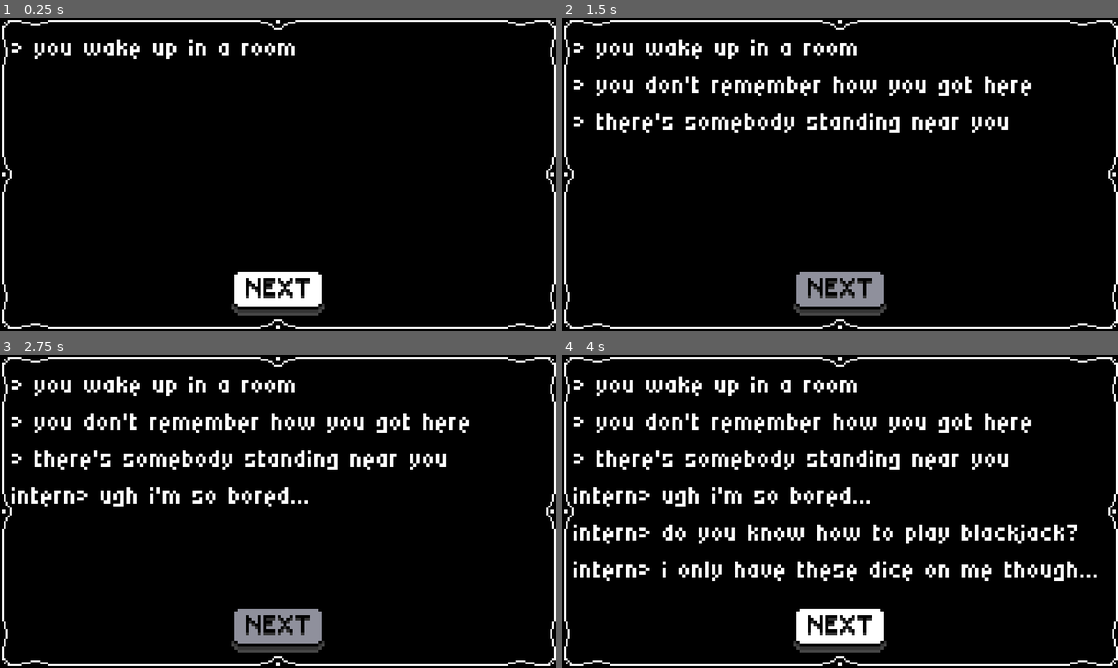
Above: before the commit, frames 1-4 (two rows, left to right).
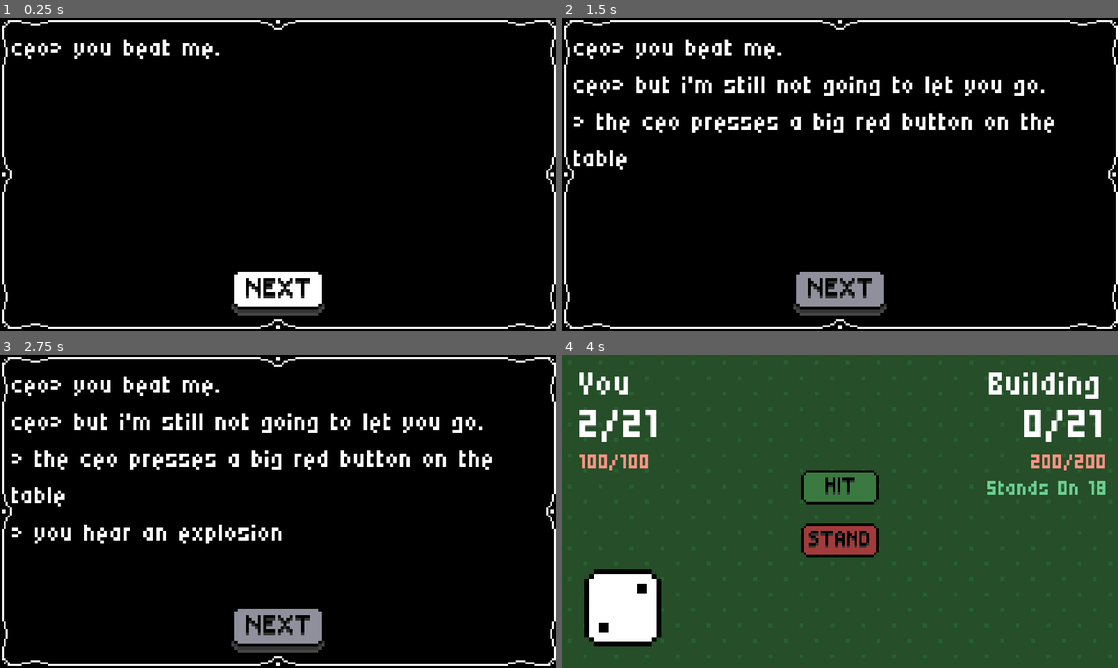
Above: after the commit, the same moments.

Repository: rkvmar/gambling
Game: Godot game, scene res://dialog.tscn
Same seed, same stepped clock (60 frames per second), same inputs: the game is played once before the commit and once after it.
Inputs (mouse positions are in pixels of both pictures, inside the frame that each line leads up to):
- Up to frame 1 (0.25 s): no input
- Up to frame 2 (1.5 s): click (840, 293) at 0.5 s; click (840, 293) at 1.25 s
- Up to frame 3 (2.75 s): click (278, 630) at 2 s
- Up to frame 4 (4 s): tap Enter (stand) at 2.75, 3.05 s; move the mouse to (962, 495) at 2.77 s; hold Space (roll) 2.78-3.5 s; click (962, 495) at 2.92 s; click (840, 486) at 3.52 s

The runs differ from the first frame. In frame 1, 1.2% of the frame differs, in the area x 2-53%, y 6-14%; in frame 2, 5.8%; in frame 3, 7.5%; in frame 4, 98%, in the area x 0-100%, y 0-100%.

Commit message:
balance building

Diff:
--- a/global.gd
+++ b/global.gd
@@ -13,7 +13,7 @@
 var opponentMax = 5
 var addToOpponent = null
 var addToPlayer = null
-var level = 	0
+var level = 10
 var shopSelection = null
 var stopRoll = false
 var resetting = false
@@ -226,8 +226,8 @@
 		"id": 29,
 		"name": "brick",
 		"value": 3,
-		"tooltip": "on roll: deals 1 damage to both players",
-		"attributes": [{"type": "dmg", "value": 1, "on": "roll", "chance": 100},{"type": "dmgpl", "value": 1, "on": "roll", "chance": 100}]
+		"tooltip": "on roll: deals 2 damage to both players",
+		"attributes": [{"type": "dmg", "value": 2, "on": "roll", "chance": 100},{"type": "dmgpl", "value": 2, "on": "roll", "chance": 100}]
 	},
 ]
 
@@ -634,15 +634,15 @@
 	},
 	{
 		"name" = "Building",
-		"hp" = 300,
-		"stand" = 17,
+		"hp" = 200,
+		"stand" = 18,
 		"faces" = [
 			{
 				"id": 29,
 				"name": "brick",
 				"value": 3,
-				"tooltip": "on roll: deals 1 damage to both players",
-				"attributes": [{"type": "dmg", "value": 1, "on": "roll", "chance": 100},{"type": "dmgpl", "value": 1, "on": "roll", "chance": 100}]
+				"tooltip": "on roll: deals 2 damage to both players",
+				"attributes": [{"type": "dmg", "value": 2, "on": "roll", "chance": 100},{"type": "dmgpl", "value": 2, "on": "roll", "chance": 100}]
 			},
 			{
 				"id": 18,
--- a/project.godot
+++ b/project.godot
@@ -39,6 +39,11 @@
 "events": [Object(InputEventKey,"resource_local_to_scene":false,"resource_name":"","device":-1,"window_id":0,"alt_press …(195 unchanged characters)…
 ]
 }
+debug={
+"deadzone": 0.5,
+"events": [Object(InputEventKey,"resource_local_to_scene":false,"resource_name":"","device":-1,"window_id":0,"alt_pressed":false,"shift_pressed":false,"ctrl_pressed":false,"meta_pressed":false,"pressed":false,"keycode":0,"physical_keycode":82,"key_label":0,"unicode":114,"location":0,"echo":false,"script":null)
+]
+}
 
 [rendering]
 
Not shown, changed: index.html
Not shown, changed: index.pck
Not shown, changed: index.service.worker.js
